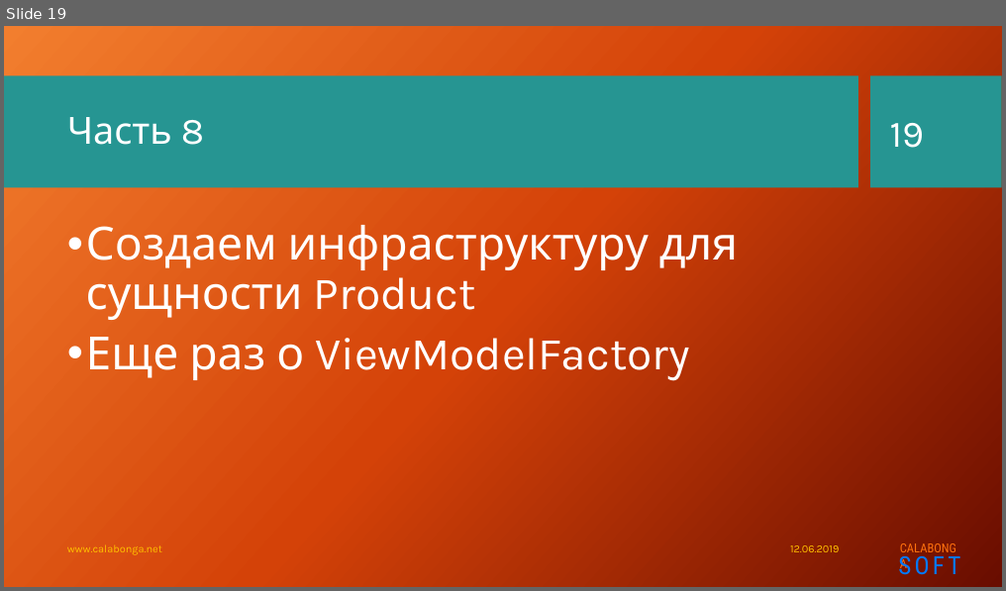
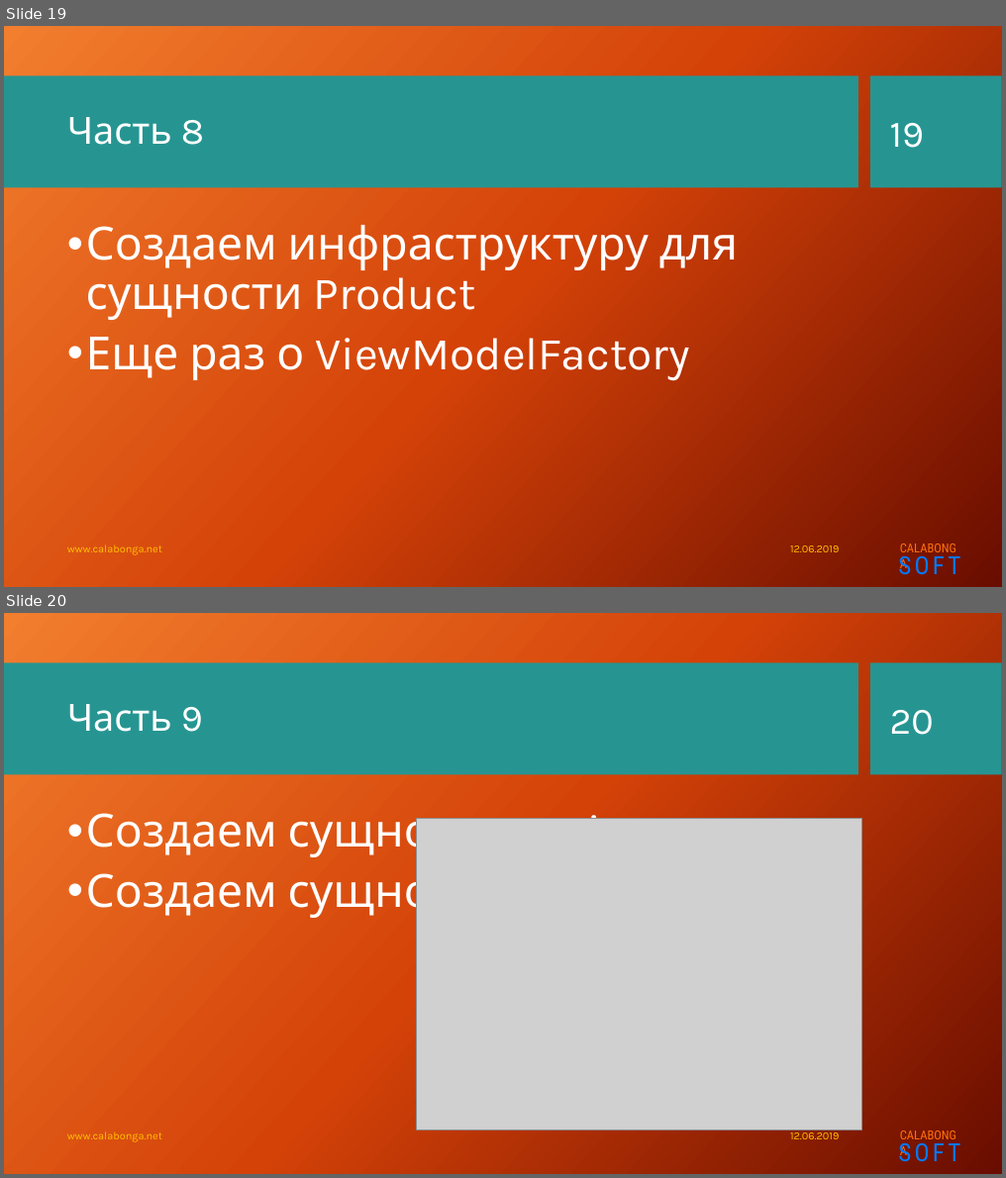
Before and after one commit to Calabonga/Calabonga.Catalog, a slide deck: Presentation/Calabonga.Catalog.pptx. Shown one above the other, each under a label of ours: slide 19 before the commit, slides 19 and 20 after it. The pictures are 1006x591 and 1006x1178 pixels, drawn with LibreOffice and Linux fonts; fonts in the diff are those of the drawing; grey boxes stand for pictures; background and template pictures are left out. Boxes give left, top, right and bottom in pixels: in the first picture for what was removed or moved away, otherwise in the second. Text is boxed around its words. In the diff, an @@ line names an element or a change of style, - is before the commit and + after.

```diff
--- a/Presentation/Calabonga.Catalog.pptx
+++ b/Presentation/Calabonga.Catalog.pptx
@@ slide 20 added at (x1=4, y1=613, x2=1002, y2=1174), background picture (left out); not listed: 4 template elements that a slide beside it also shows @@
@@ title added at (x1=67, y1=704, x2=203, y2=732), 36 pt, text #FFFFFF @@
+Часть 9
@@ page number added at (x1=890, y1=710, x2=934, y2=735), 36 pt, text #FFFFFF @@
+20
@@ text added at (x1=86, y1=806, x2=658, y2=919), 44 pt, text #FFFFFF @@
+• Создаем сущность Review
+• Создаем сущность Tag
@@ picture added at (x1=417, y1=818, x2=862, y2=1131) @@
@@ text added at (x1=67, y1=1132, x2=162, y2=1143), 10.5 pt, text #FFC000 @@
+www.calabonga.net
@@ text added at (x1=790, y1=1130, x2=839, y2=1140), 10.5 pt, text #FFC000 @@
+12.06.2019
```
Also in this commit, not shown: 12 other files.
